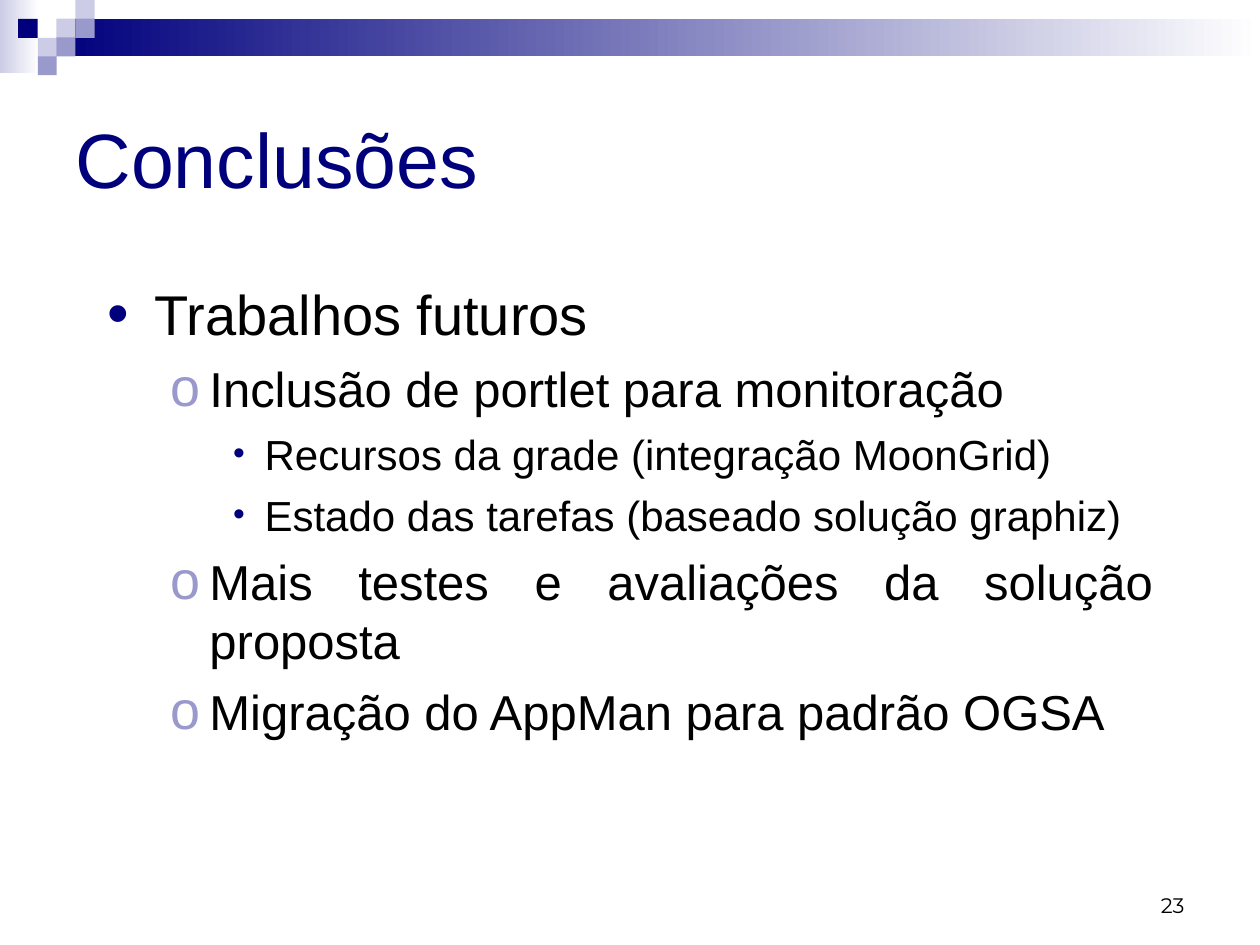
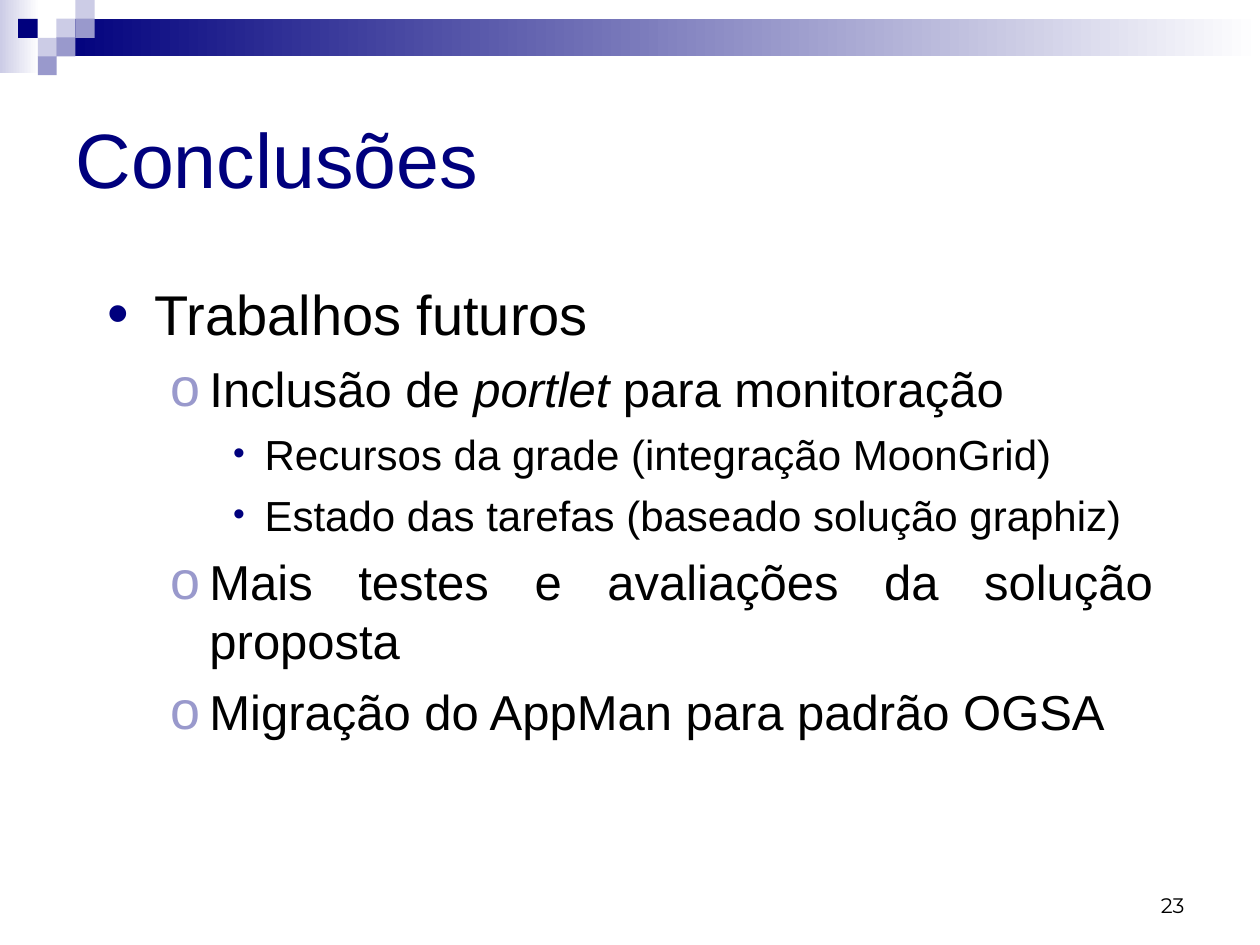
Before and after one commit to micheldavid/tcc-michel, a slide deck: slide 23 of Apresentação/Michel David da Costa - Apresentação.ppt. Drawn at 1260x945 pixels with LibreOffice and Linux fonts; fonts in the diff are those of the drawing. Boxes give left, top, right and bottom in pixels: in the first picture for what was removed or moved away, otherwise in the second. Text is boxed around its words. In the diff, an @@ line names an element or a change of style, - is before the commit and + after.

```diff
--- a/Apresentação/Michel David da Costa - Apresentação.ppt
+++ b/Apresentação/Michel David da Costa - Apresentação.ppt
@@ text at (x1=209, y1=371, x2=1003, y2=417): italic on in "portlet" @@
```
Also in this commit, not shown: 4 other slides changed, 1 slide added.
